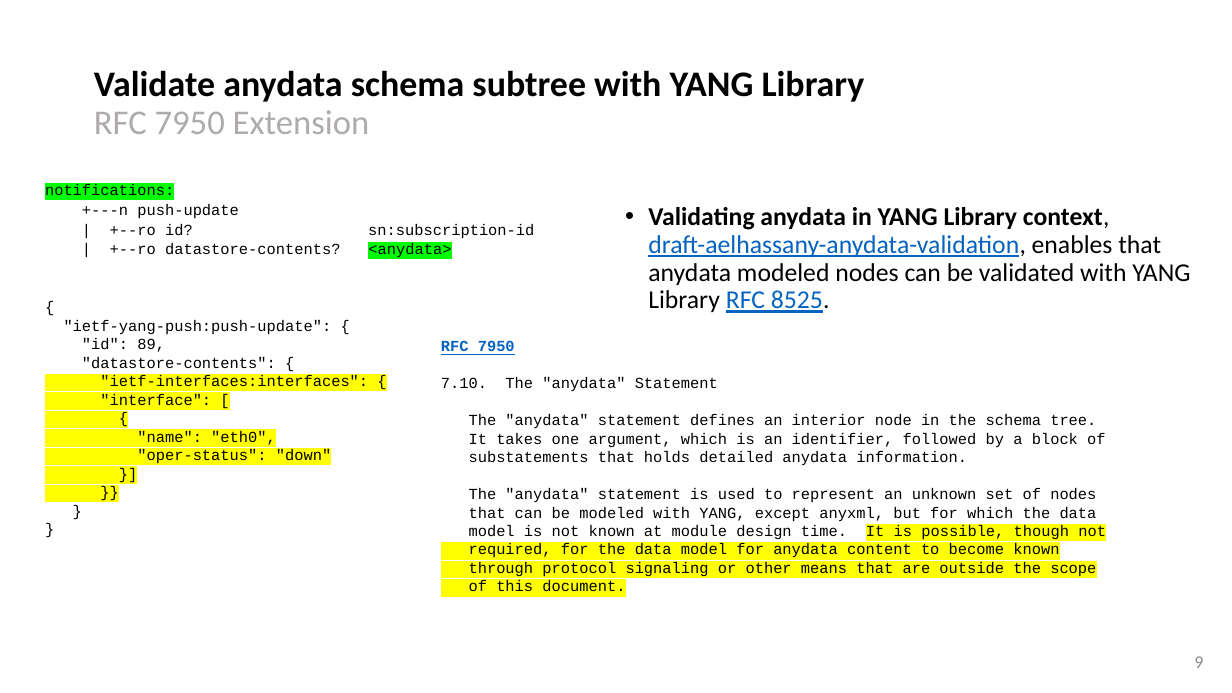
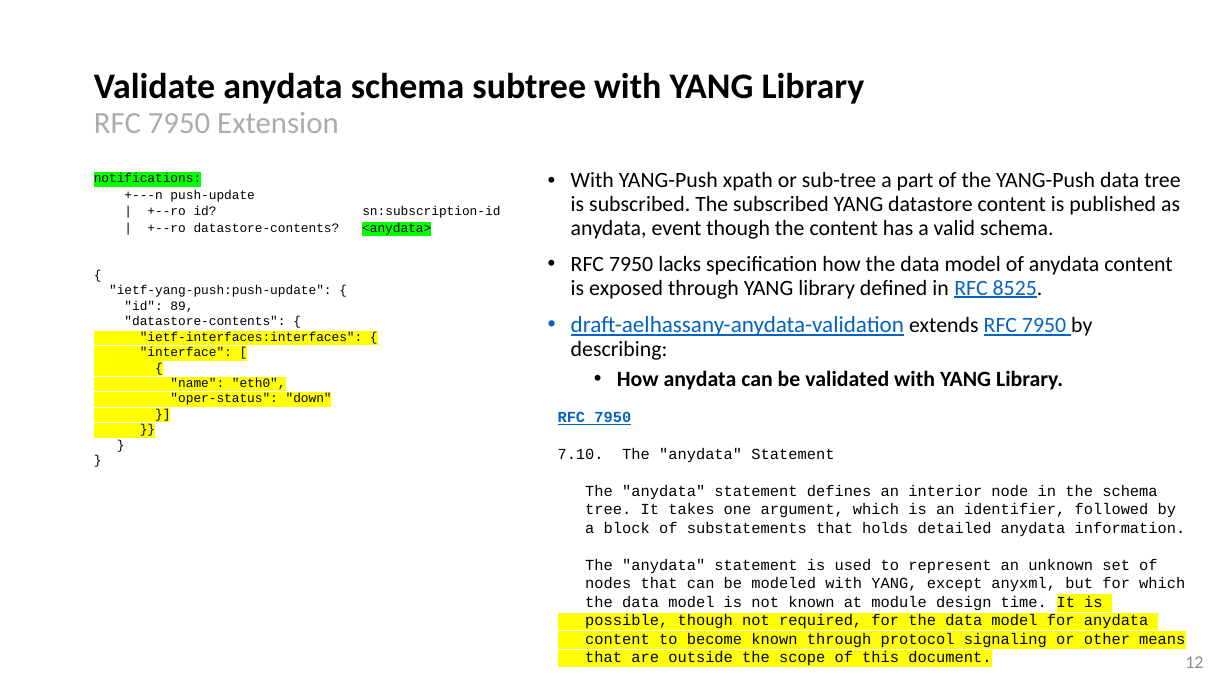
Before and after one commit to network-analytics/ietf-network-analytics-document-status, a slide deck: slide 12 of 120/NMOP/draft-ietf-nmop-yang-message-broker-integration.pptx (slide 9 before the commit). Drawn at 1232x693 pixels with LibreOffice and Linux fonts; fonts in the diff are those of the drawing. Boxes give left, top, right and bottom in pixels: in the first picture for what was removed or moved away, otherwise in the second. Text is boxed around its words. In the diff, an @@ line names an element or a change of style, - is before the commit and + after.

Commit message:
YANG-Push slides for netconf and nmop

```diff
--- a/120/NMOP/draft-ietf-nmop-yang-message-broker-integration.pptx
+++ b/120/NMOP/draft-ietf-nmop-yang-message-broker-integration.pptx
@@ title "Validate anydata schema subtree with ..." at box(94, 72, 865, 133): size 27 to 24 pt in "RFC 7950 Extension" @@
@@ text added at box(94, 173, 500, 237), 10 pt, text #000000 @@
+notifications:
++---n push-update
+| +--ro id? sn:subscription-id
+| +--ro datastore-contents? <anydata>
@@ text added at box(571, 172, 1180, 390), 17 pt, text #000000 @@
+• With YANG-Push xpath or sub-tree a part of the YANG-Push data tree is subscribed. The subscribed YANG datastore content is published as anydata, event though the content has a valid schema.
+• RFC 7950 lacks specification how the data model of anydata content is exposed through YANG library defined in RFC 8525.
+• draft-aelhassany-anydata-validation extends RFC 7950 by describing:
+  • How anydata can be validated with YANG Library.
@@ text at box(45, 184, 534, 257): paragraphs removed @@
-notifications:
-+---n push-update
-| +--ro id? sn:subscription-id
-| +--ro datastore-contents? <anydata>
@@ text removed at box(648, 207, 1190, 313) @@
-• Validating anydata in YANG Library context,
-  draft-aelhassany-anydata-validation, enables that anydata modeled nodes can be validated with YANG Library RFC 8525.
@@ text "{": place and size @@
-text "{" at box(45, 184, 534, 464)
+text "{" at box(109, 285, 363, 407)
@@ text "{" at box(109, 285, 363, 407): size 12 to 10 pt @@
@@ text "RFC 7950": place and size @@
-text "RFC 7950" at box(441, 340, 1106, 591)
+text "RFC 7950" at box(558, 411, 1186, 666)
@@ text at box(585, 485, 1186, 666): spaces changed @@
-The "anydata" statement defines an interior node in the schema tree.
-It takes one argument, which is an identifier, followed by a block of
-substatements that holds detailed anydata information.
-The "anydata" statement is used to represent an unknown set of nodes
-that can be modeled with YANG, except anyxml, but for which the data
-model is not known at module design time. It is possible, though not
-required, for the data model for anydata content to become known
-through protocol signaling or other means that are outside the scope
-of this document.
+The "anydata" statement defines an interior node in the schema
+tree. It takes one argument, which is an identifier, followed by
+a block of substatements that holds detailed anydata information.
+The "anydata" statement is used to represent an unknown set of
+nodes that can be modeled with YANG, except anyxml, but for which
+the data model is not known at module design time. It is
+possible, though not required, for the data model for anydata
+content to become known through protocol signaling or other means
+that are outside the scope of this document.
@@ page number at box(1185, 656, 1203, 668): text changed @@
-9
+12
```
Also in this commit, not shown: 7 other slides changed, 7 slides added, 3 other files.
